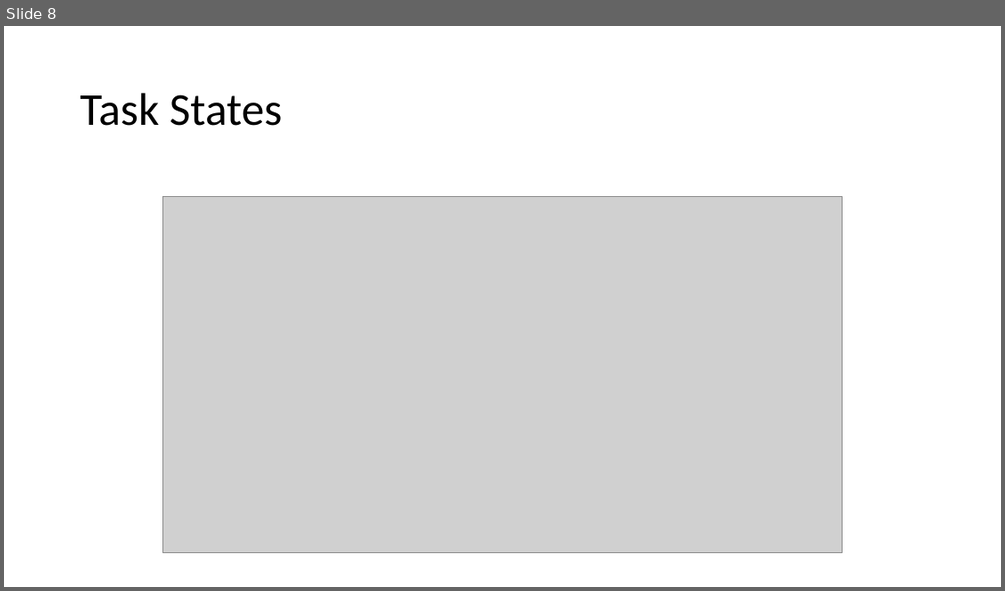
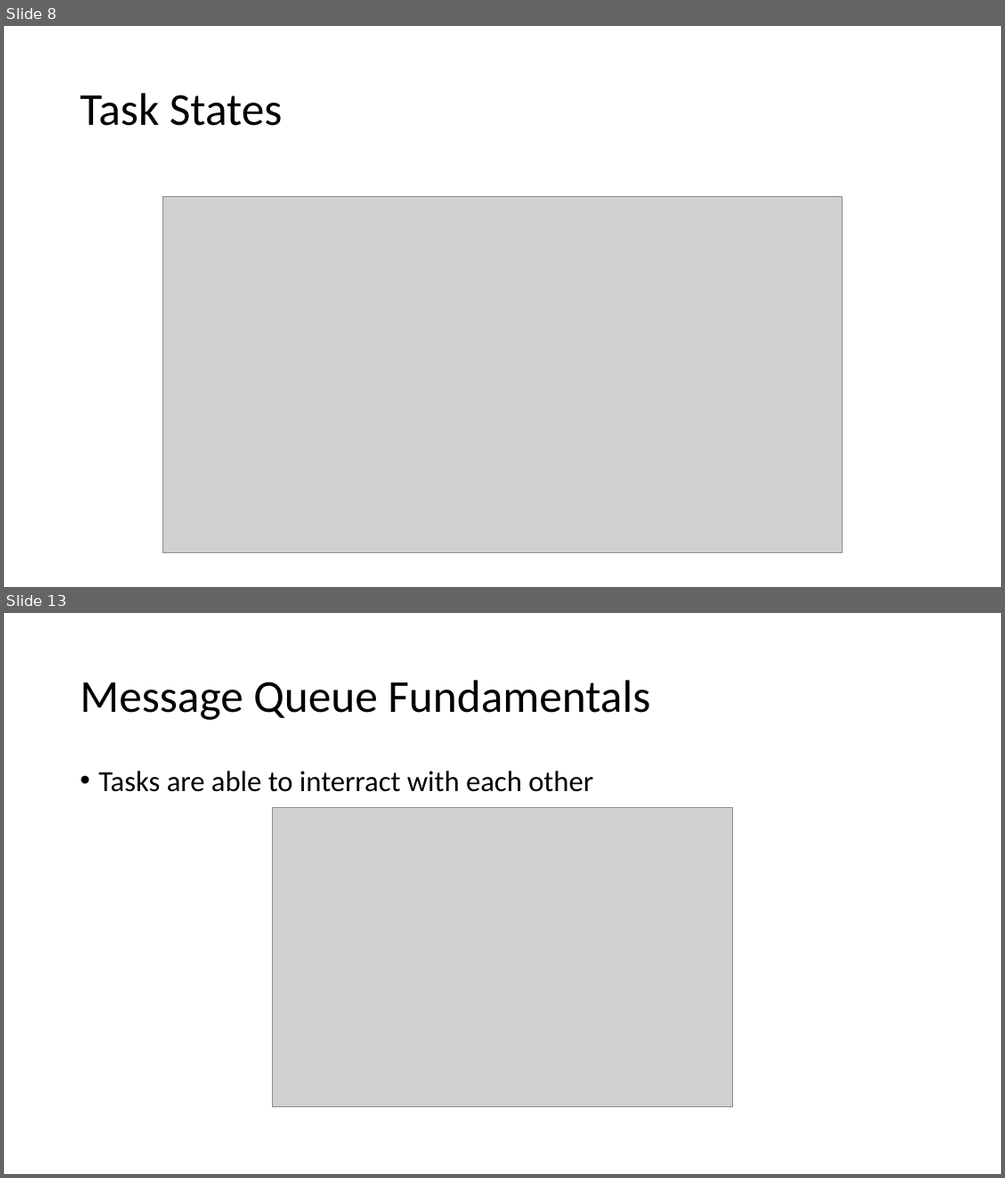
Before and after one commit to lschaer/INTRO_TEAM_BRUSCH, a slide deck: Recap/RecapPP.pptx. Shown one above the other, each under a label of ours: slide 8 before the commit, slides 8 and 13 after it; the slides between them are not shown. The pictures are 1005x591 and 1005x1178 pixels, drawn with LibreOffice and Linux fonts; fonts in the diff are those of the drawing; grey boxes stand for pictures. Boxes give left, top, right and bottom in pixels: in the first picture for what was removed or moved away, otherwise in the second. Text is boxed around its words. In the diff, an @@ line names an element or a change of style, - is before the commit and + after.

```diff
--- a/Recap/RecapPP.pptx
+++ b/Recap/RecapPP.pptx
@@ slide 13 added at (4,613,1001,1174), background #FFFFFF @@
@@ title added at (80,680,650,720), 44 pt, text #000000 @@
+Message Queue Fundamentals
@@ text added at (98,771,593,792), 28 pt, text #000000 @@
+• Tasks are able to interract with each other
@@ picture added at (273,807,732,1107) @@
```
Also in this commit, not shown: 5 other slides added.
